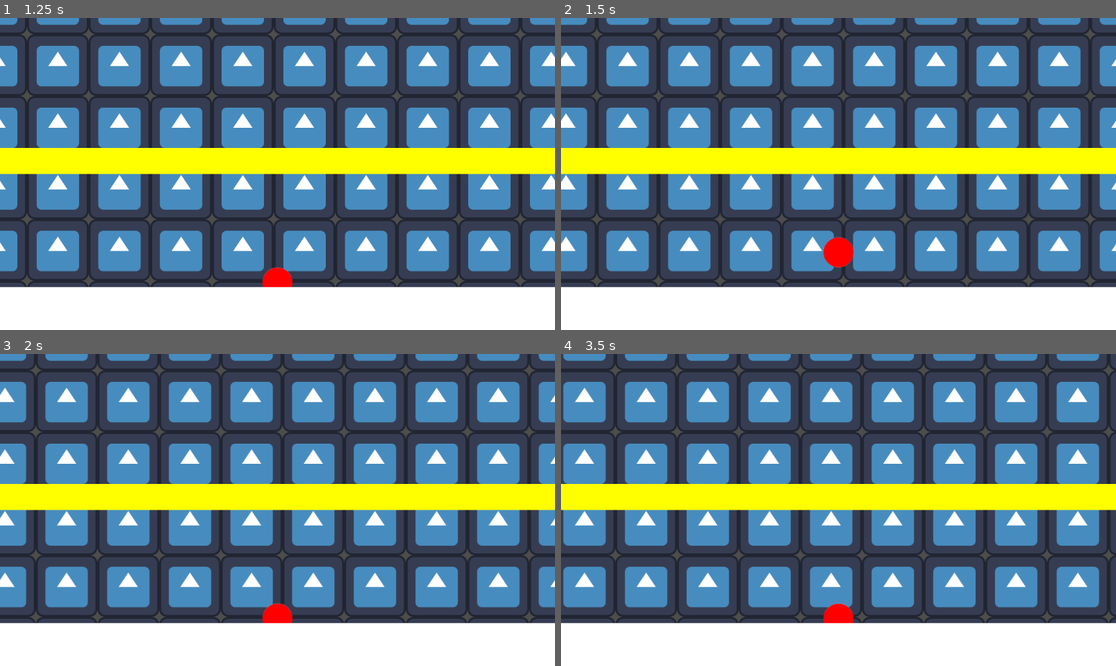
Above: before the commit, frames 1-4 (two rows, left to right).
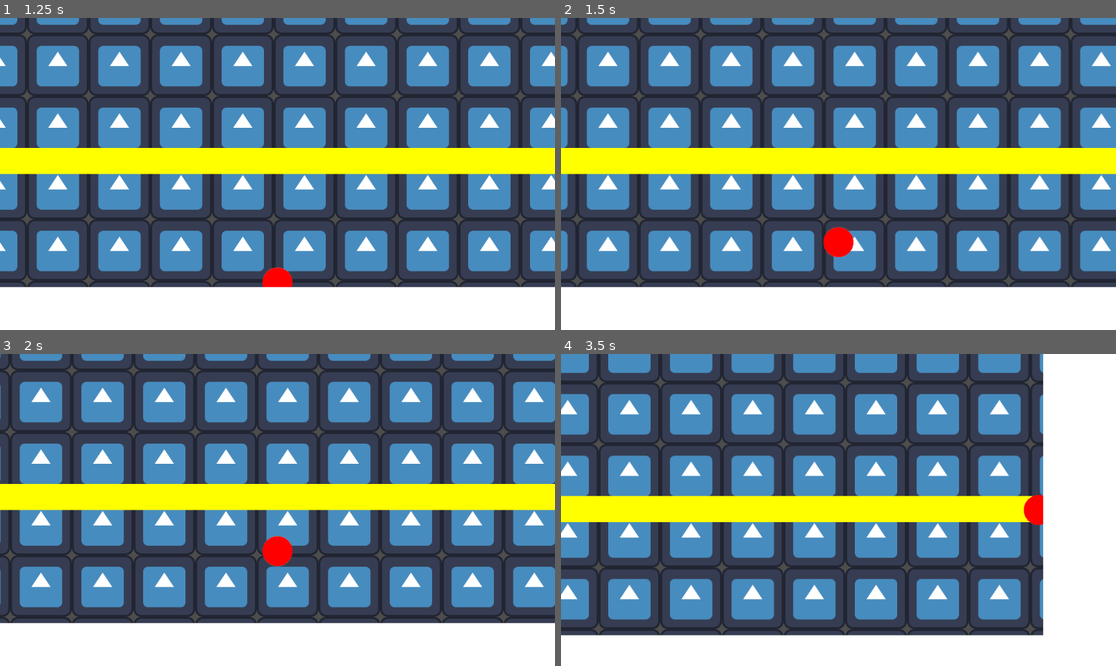
Above: after the commit, the same moments.

Repository: SpaceMonkeyy86/new-scene-game-jam-2025
Game: Godot game, scene res://scene_1.tscn
The game is run twice, just before and just after one commit, with the same random seed, the same clock (stepped at 60 frames per second) and the same inputs. The engine's default icon, where the game draws it, is replaced by a stand-in: a white triangle on a blue panel in a dark square.
Inputs (mouse positions are in pixels of both pictures, inside the frame that each line leads up to):
- Up to frame 1 (1.25 s): move the mouse to (399, 158) at 0.52 s; press the mouse at (399, 158) at 0.53 s
- Up to frame 2 (1.5 s): tap Enter at 1.25 s; move the mouse to (727, 189) at 1.27 s; release the mouse at (727, 189) at 1.28 s; click (727, 189) at 1.35 s
- Up to frame 3 (2 s): no input
- Up to frame 4 (3.5 s): move the mouse to (894, 441) at 2.02 s; press the mouse at (894, 441) at 2.03 s; move the mouse to (810, 572) at 2.77 s; release the mouse at (810, 572) at 2.78 s; click (810, 572) at 2.85 s

Frame 1 is identical in both runs. In frame 2, 42% of the frame differs, in the area x 0-100%, y 0-87%; in frame 3, 40%; in frame 4, 64%, in the area x 0-100%, y 0-91%.

Commit message:
better physics on how ledges are caught
 (give it time based on vertical speed)

Diff:
--- a/CharacterController.gd
+++ b/CharacterController.gd
@@ -14,32 +14,70 @@
 var project_gravity = ProjectSettings.get_setting("physics/2d/default_gravity")
 var body_gravity = project_gravity * gravity_scale
 
-func with_parent(node) -> bool:
-	return node.find_parent("Ledge")
+var last_click_time: float = -1.0
+var ledge_catch_window: float = 0.0
+var ledge_caught: bool = false
 
 func _physics_process(delta: float) -> void:
 	var mouse_pos: Vector2 = get_viewport().get_mouse_position()
 
-	var colliding = null
+	var colliding_ledge = false
+	var colliding_wall = false
+
 	for body in get_colliding_bodies():
 		if body.find_parent("Ledge"):
-			colliding = body.find_parent("Ledge")
+			colliding_ledge = true
+		elif body.find_parent("Wall"):
+			colliding_wall = true
 
-	if colliding:
-		print(colliding)
-		print(Input.is_action_pressed("click") and colliding)
-
-	if Input.is_action_pressed("click") and colliding:
-		linear_velocity = Vector2(0, 1)
+	if not (colliding_ledge or colliding_wall or ledge_caught):
+		click_position = null
 
 	if Input.is_action_just_pressed("click"):
-		click_position = mouse_pos
+		last_click_time = 0.0
+		ledge_catch_window = calc_ledge_window()
 
-	elif Input.is_action_just_released("click") and click_position:
-		freeze = false
-		linear_velocity = Vector2.ZERO
-		apply_impulse(calc_jump_vector(click_position - mouse_pos))
-		click_position = null
+	if last_click_time >= 0.0:
+		last_click_time += delta
+		if last_click_time > ledge_catch_window:
+			last_click_time = -1.0
+			click_position = null
+
+	if Input.is_action_pressed("click"):
+		if click_position == null:
+			if colliding_wall:
+				last_click_time = -1
+				click_position = mouse_pos
+
+			if colliding_ledge and last_click_time <= ledge_catch_window and last_click_time >= 0:
+				last_click_time = -1
+				click_position = mouse_pos
+				ledge_caught = true
+
+		if click_position and colliding_ledge:
+			linear_velocity = Vector2(0, 1)
+
+		if click_position and not (colliding_ledge or colliding_wall):
+			click_position = null
+			ledge_caught = false
+
+	if Input.is_action_just_released("click") and click_position:
+		if colliding_wall:
+			jump_from(mouse_pos)
+		elif colliding_ledge and ledge_caught:
+			jump_from(mouse_pos)
+
+func jump_from(mouse_pos: Vector2) -> void:
+	linear_velocity = Vector2.ZERO
+	apply_impulse(calc_jump_vector(click_position - mouse_pos))
+	click_position = null
+
+
+func calc_ledge_window() -> float:
+	var speed = linear_velocity.y
+	print(speed, " - ", clamp(0.3 - (speed / 1000.0) * 0.25, 0.1, 0.7))
+	return clamp((1 - speed / 1000.0) * 0.9, 0.1, 0.7)
+
 
 func _process(_delta):
 	hint_positions.clear()
